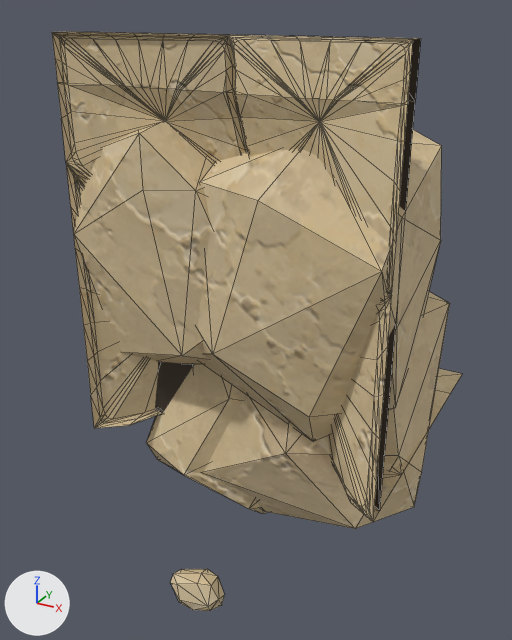
A saved change to the glTF model assets/custom/models/ground_modules/ground_bottom_edge_10.glb.
Before and after are seen from a 50 mm lens placed at (1.48, -1.55, 0.97), pointed at (0.39, 0.43, -0.02). The lights are fixed; the arrows at lower left show +X, +Y and +Z. The older version comes first. Mesh edges are drawn as thin lines. Vertices at exactly the same position are counted once.

The first picture shows 'GroundBottomEdge10_Body'.
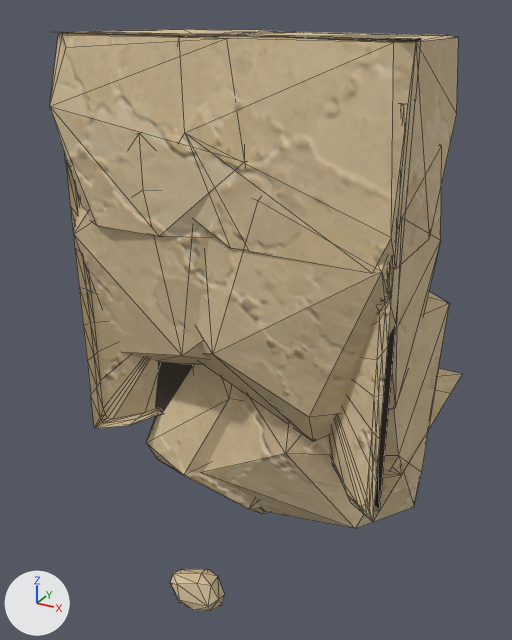
Location of each change, [x1, y1, x2, y2] in pixels of the pictures (512 x 640 px):
'GroundBottomEdge10_Body', reshaped
    before: [52, 32, 462, 611]
    after: [50, 29, 462, 611]
part 1 of me_groundbottomedge10_bodymesh, added (beige)
    after: [50, 29, 283, 237]
part 2 of me_groundbottomedge10_bodymesh, built on
    before: [52, 32, 413, 122]
    after: [180, 32, 459, 273]

Patch to the scene script:
```diff
--- a/assets/custom/models/ground_modules/ground_bottom_edge_10.glb.py
+++ b/assets/custom/models/ground_modules/ground_bottom_edge_10.glb.py
@@ me_groundbottomedge10_bodymesh @@
 # used by ob_groundbottomedge10_body; location = (0.0, 0.0, 0.0)
-me_groundbottomedge10_bodymesh.from_pydata(...)  # 561 vertices, 1052 faces; spans x 0.0..1.0, y -0.04..1.0, z -0.97..0.91
+me_groundbottomedge10_bodymesh.from_pydata(...)  # 539 vertices, 964 faces; spans x 0.0..1.0, y -0.04..1.0, z -0.97..0.91
+# me_groundbottomedge10_bodymesh part 1: a new loose piece of 29 vertices spanning x 0.0..0.73, y -0.04..0.47, z 0.4..0.91, in mat_sandstone_plate_14_005
+# me_groundbottomedge10_bodymesh part 2
+# 77 vertices are removed from x 0.0..1.0, y 0.0..0.07, z 0.78..0.91
+# 229 faces are deleted
+# 6 vertices move within x 0.22..0.55, y 0.01..0.03, z 0.78
+# 26 vertices are added at x 0.31..1.0, y -0.04..0.56, z 0.4..0.91
+# 14 new faces join them, mat_sandstone_plate_3_009
+# 23 new faces join them, mat_sandstone_plate_4_009
+# 50 new faces join them, mat_sandstone_plate_14_005
 me_groundbottomedge10_bodymesh.materials.append(mat_sandstone_plate_1_009)
```
